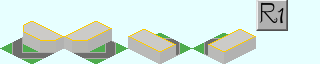
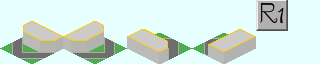
Layers edited between the first and the second 320px x 64px image:
added layer "クリップボード #3" above "クリップボード #2" over [63, 21, 126, 64]
added layer "クリップボード #2" above "クリップボード #1" over [127, 29, 180, 64]
